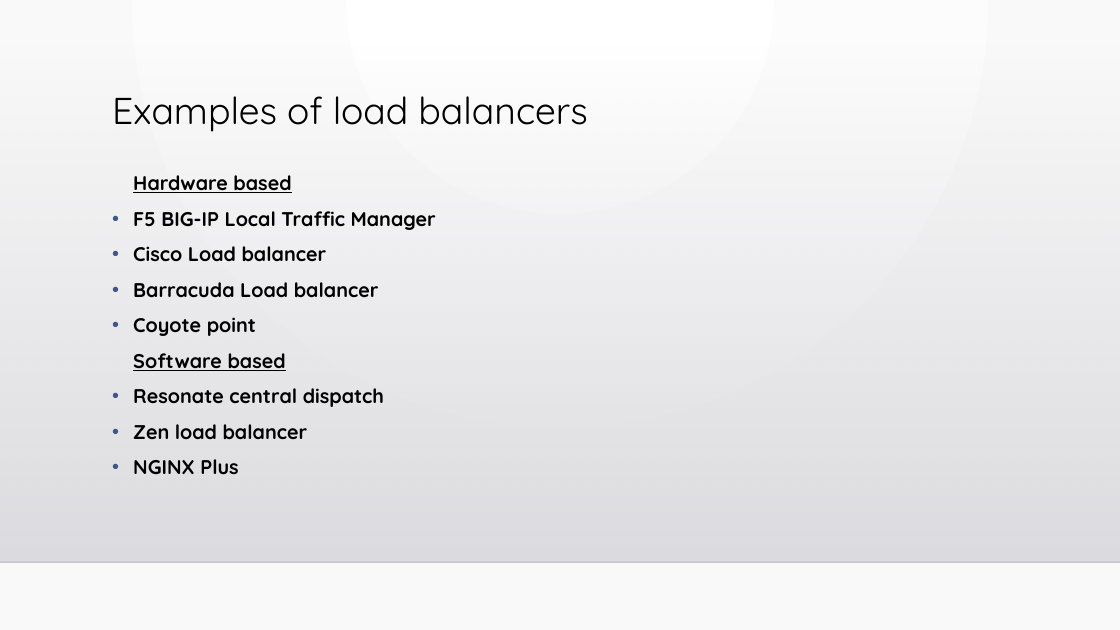
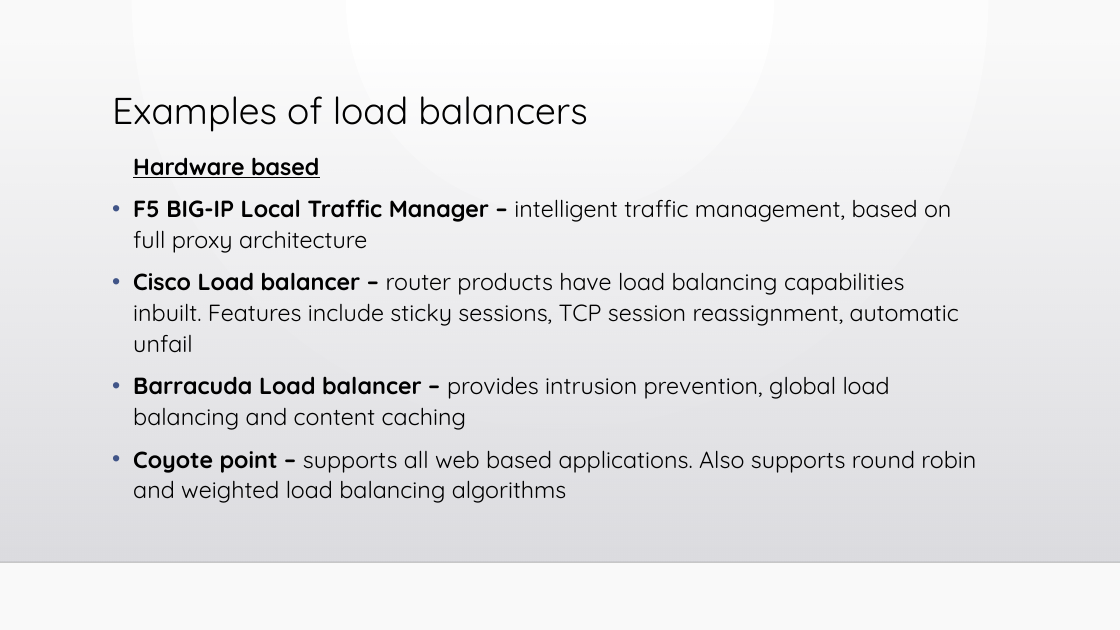
Before and after one commit to Shishir-Kul-012426401/DistributedSystems, a slide deck: slide 5 of Homework 9 - Distributed Applications/load_balancer.pptx (slide 8 before the commit). Drawn at 1120x630 pixels with LibreOffice and Linux fonts; fonts in the diff are those of the drawing; background and template pictures are left out. Boxes give left, top, right and bottom in pixels: in the first picture for what was removed or moved away, otherwise in the second. Text is boxed around its words. In the diff, an @@ line names an element or a change of style, - is before the commit and + after.

```diff
--- a/Homework 9 - Distributed Applications/load_balancer.pptx
+++ b/Homework 9 - Distributed Applications/load_balancer.pptx
@@ text "Hardware based": place and size @@
-text "Hardware based" at [133,175,436,475]
+text "Hardware based" at [133,157,976,503]
@@ text at [133,157,319,178]: size 17 to 20 pt in "Hardware based"; line spacing 1 to 1.1 @@
@@ text at [133,199,976,503]: text changed; size 17 to 20 pt; bold off @@
-• F5 BIG-IP Local Traffic Manager
-• Cisco Load balancer
-• Barracuda Load balancer
-• Coyote point
-Software based
-• Resonate central dispatch
-• Zen load balancer
-• NGINX Plus
+• F5 BIG-IP Local Traffic Manager – intelligent traffic management, based on full proxy architecture
+• Cisco Load balancer – router products have load balancing capabilities inbuilt. Features include sticky sessions, TCP session reassignment, automatic unfail
+• Barracuda Load balancer – provides intrusion prevention, global load balancing and content caching
+• Coyote point – supports all web based applications. Also supports round robin and weighted load balancing algorithms
```
Also in this commit, not shown: 4 other slides changed, 1 slide added, 8 slides removed.
